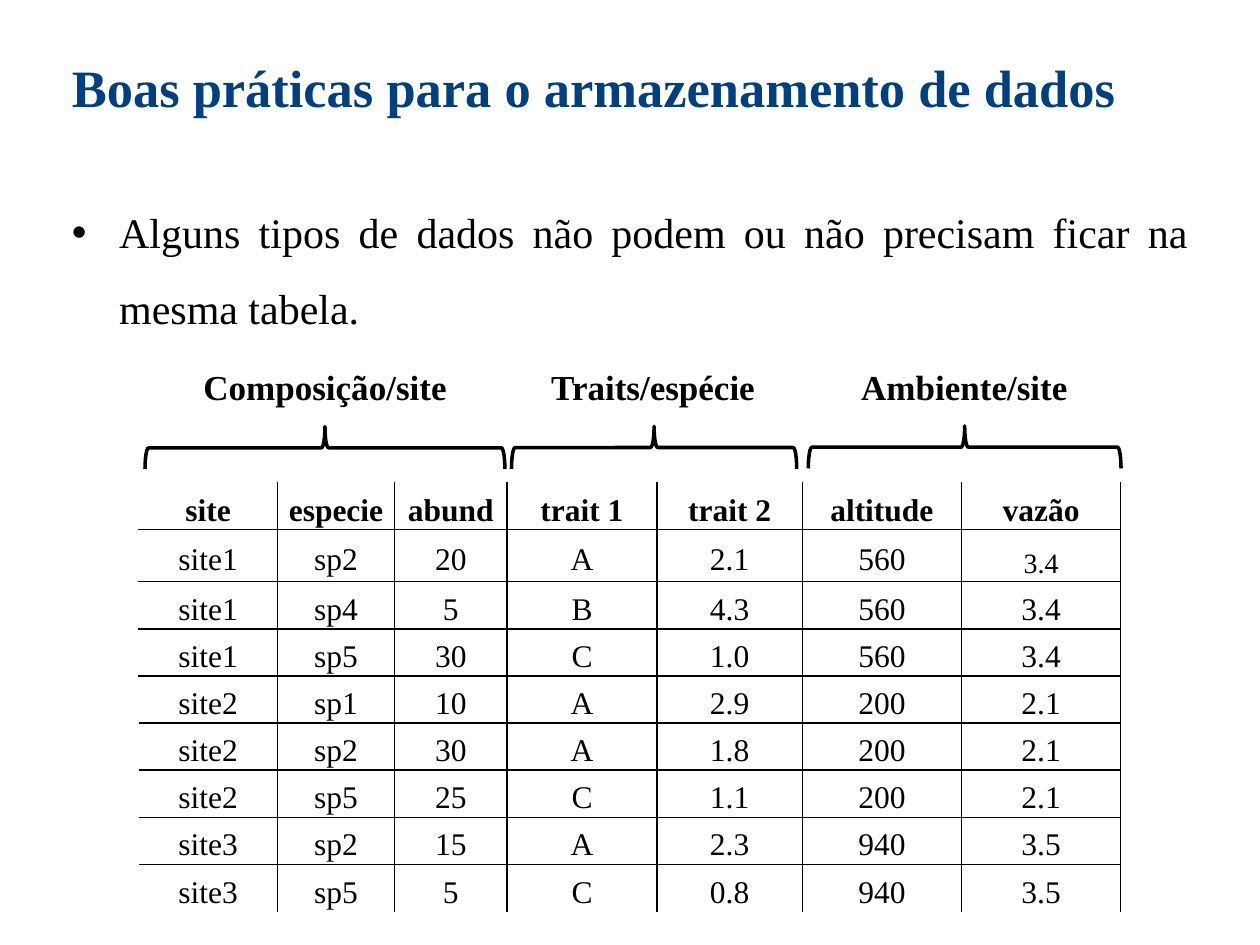
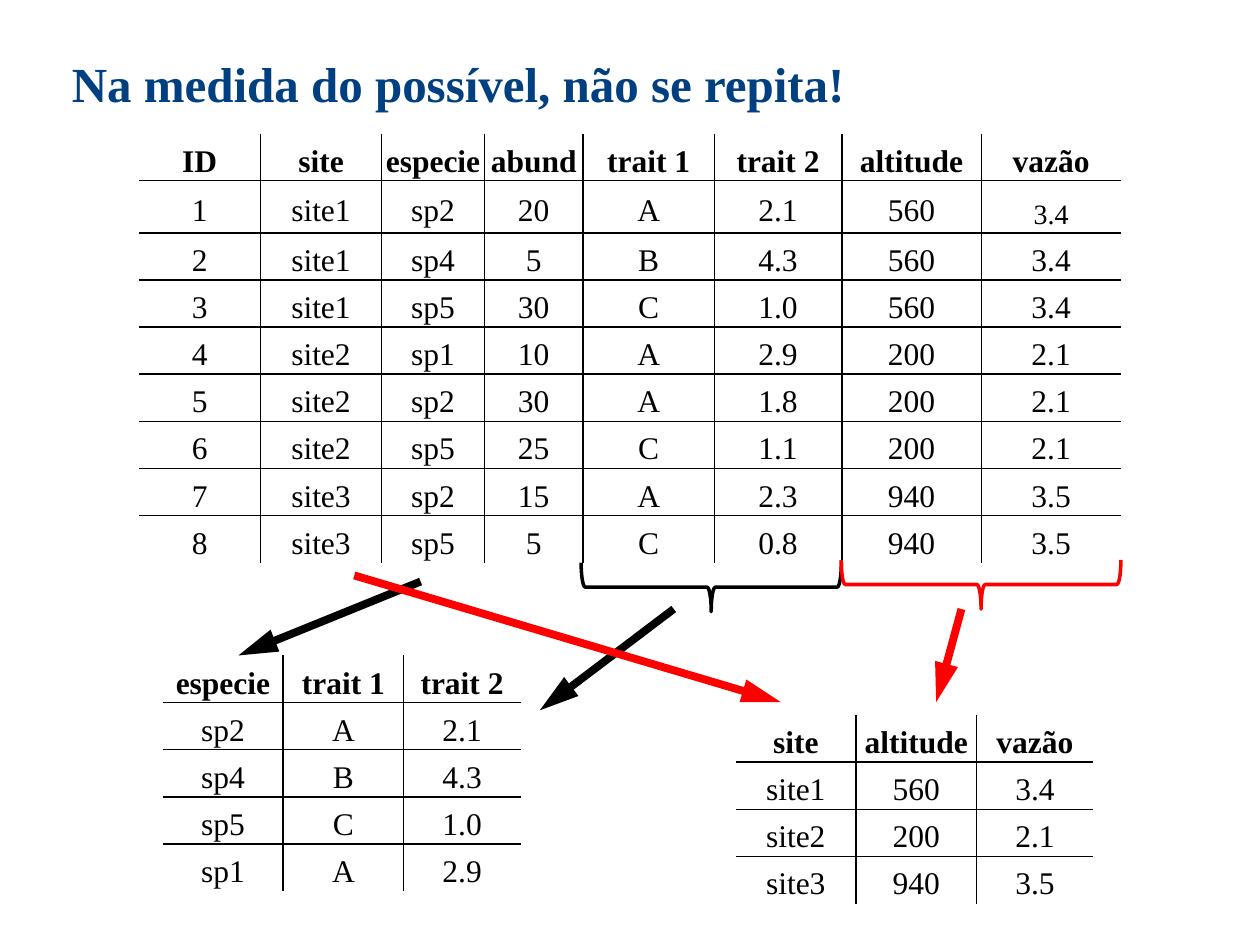
Before and after one commit to nacmarino/compartilhaR, a slide deck: slide 25 of 02 - intro/02 - a vida dos dados.pptx (slide 24 before the commit). Drawn at 1260x945 pixels with LibreOffice and Linux fonts; fonts in the diff are those of the drawing. Boxes give left, top, right and bottom in pixels: in the first picture for what was removed or moved away, otherwise in the second. Text is boxed around its words. In the diff, an @@ line names an element or a change of style, - is before the commit and + after.

```diff
--- a/02 - intro/02 - a vida dos dados.pptx
+++ b/02 - intro/02 - a vida dos dados.pptx
@@ text removed at box(72, 70, 1115, 118) @@
-Boas práticas para o armazenamento de dados
@@ text added at box(72, 68, 844, 112), 28 pt, text #004080, bold @@
+Na medida do possível, não se repita!
@@ table at box(139, 134, 1120, 564) @@
+column 1: ID | 1 | 2 | 3 | 4 | 5 | 6 | 7 | 8
@@ table: place and size @@
-table at box(139, 483, 1119, 913)
+table at box(139, 134, 1120, 564)
@@ text removed at box(119, 218, 1188, 325) @@
-• Alguns tipos de dados não podem ou não precisam ficar na mesma tabela.
@@ text removed at box(203, 375, 446, 407) @@
-Composição/site
@@ text removed at box(551, 375, 755, 407) @@
-Traits/espécie
@@ text removed at box(861, 375, 1067, 401) @@
-Ambiente/site
@@ left brace removed at box(145, 427, 505, 470) @@
@@ left brace removed at box(809, 426, 1121, 469) @@
@@ left brace at box(581, 563, 841, 612): rotation 90 to 270 degrees @@
@@ left brace added at box(841, 560, 1121, 609), outline #FF0000 2 pt @@
@@ arrow added from (421, 582) to (238, 655), #000000 4.5 pt @@
@@ arrow added from (354, 576) to (781, 702), #FF0000 4.5 pt @@
@@ arrow added from (674, 609) to (539, 711), #000000 4.5 pt @@
@@ arrow added from (961, 609) to (936, 702), #FF0000 4.5 pt @@
@@ table added at box(163, 655, 522, 893), 5 rows, 3 columns @@
+especie | trait 1 | trait 2
+sp2 | A | 2.1
+sp4 | B | 4.3
+sp5 | C | 1.0
+sp1 | A | 2.9
@@ table added at box(736, 714, 1095, 903), 4 rows, 3 columns @@
+site | altitude | vazão
+site1 | 560 | 3.4
+site2 | 200 | 2.1
+site3 | 940 | 3.5
```
Also in this commit, not shown: 9 other slides changed, 7 slides added, 8 slides removed, 15 other files.
